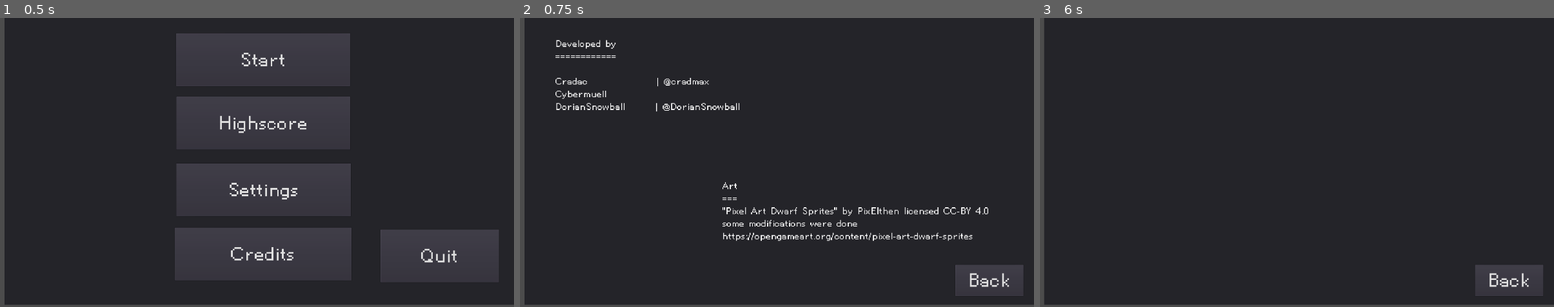
Above: before the commit, frames 1-3 (left to right).
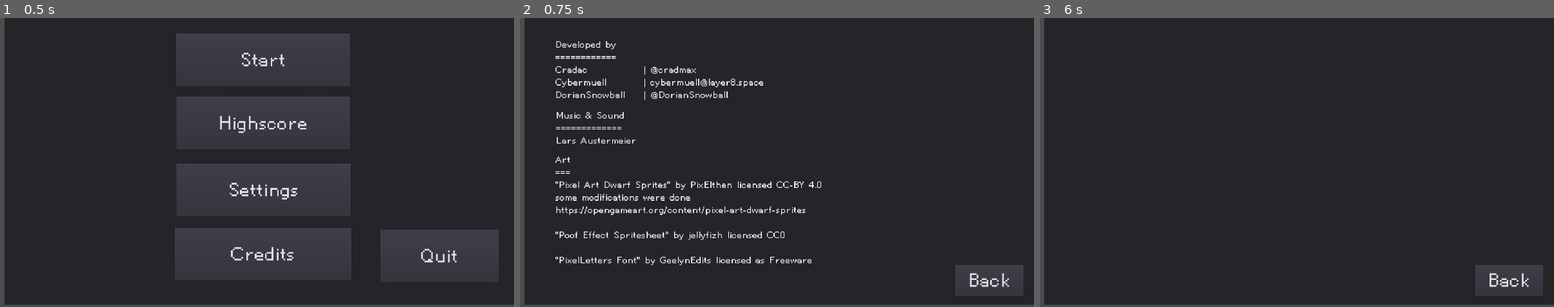
Above: after the commit, the same moments.

Repository: DorianSnowball/amazeing-mine
Game: Godot game, scene res://menu.tscn
Two runs of this game, one before a commit and one after it. Both use one fixed random seed, a clock stepped at 60 frames per second and the inputs below.
Inputs:
- Up to frame 1 (0.5 s): no input
- Up to frame 2 (0.75 s): click "Credits" at 0.5 s
- Up to frame 3 (6 s): click "Start" at 1.25 s; click "Start" at 2 s; click "Highscore" at 2.75 s; click "Back" at 3.5 s; click "Settings" at 4.25 s; hold D (move_right) from 5.03 s (still down); tap R (rope) at 5.1, 5.85 s; tap Up (climb_up) at 5.27 s; tap Enter at 5.75 s

Frame 1 is identical in both runs. In frame 2, 4.5% of the frame differs, in the area x 6-92%, y 7-86%; in frame 3, nothing differs.
Error in both runs: Unable to iterate on object of type 'Nil'. (res://Highscore.gd:29)

Commit message:
updated Credits

Diff:
--- a/game/menu.tscn
+++ b/game/menu.tscn
@@ -139,31 +139,63 @@
 "_edit_use_anchors_": false
 }
 
-[node name="Label4" type="Label" parent="Credits"]
+[node name="Devs" type="Label" parent="Credits"]
 margin_left = 115.0
-margin_top = 82.0
-margin_right = 822.0
-margin_bottom = 361.0
+margin_top = 85.0
+margin_right = 409.0
+margin_bottom = 330.0
 text = "Developed by
 ============
-
-Cradac                | @cradmax
+Cradac
 Cybermuell
-DorianSnowball       | @DorianSnowball"
-__meta__ = {
-"_edit_use_anchors_": false
-}
-
-[node name="Label7" type="Label" parent="Credits"]
-margin_left = 737.384
-margin_top = 612.639
-margin_right = 1731.38
-margin_bottom = 891.639
+DorianSnowball"
+__meta__ = {
+"_edit_use_anchors_": false
+}
+
+[node name="Handles" type="Label" parent="Credits"]
+margin_left = 442.527
+margin_top = 85.0
+margin_right = 891.527
+margin_bottom = 330.0
+text = "
+
+| @cradmax
+| cybermuell@layer8.space
+| @DorianSnowball"
+__meta__ = {
+"_edit_use_anchors_": false
+}
+
+[node name="Music" type="Label" parent="Credits"]
+anchor_right = 0.021
+anchor_bottom = 0.041
+margin_left = 117.0
+margin_top = 350.0
+margin_right = 821.68
+margin_bottom = 450.0
+text = "Music & Sound
+=============
+Lars Austermeier"
+__meta__ = {
+"_edit_use_anchors_": false
+}
+
+[node name="Art" type="Label" parent="Credits"]
+margin_left = 115.0
+margin_top = 515.0
+margin_right = 1109.0
+margin_bottom = 1004.0
 text = "Art
 ===
 \"Pixel Art Dwarf Sprites\" by PixElthen licensed CC-BY 4.0
 some modifications were done
 https://opengameart.org/content/pixel-art-dwarf-sprites
+
+\"Poof Effect Spritesheet\" by jellyfizh licensed CC0
+
+\"PixelLetters Font\" by GeelynEdits licensed as Freeware
+
 "
 __meta__ = {
 "_edit_use_anchors_": false
